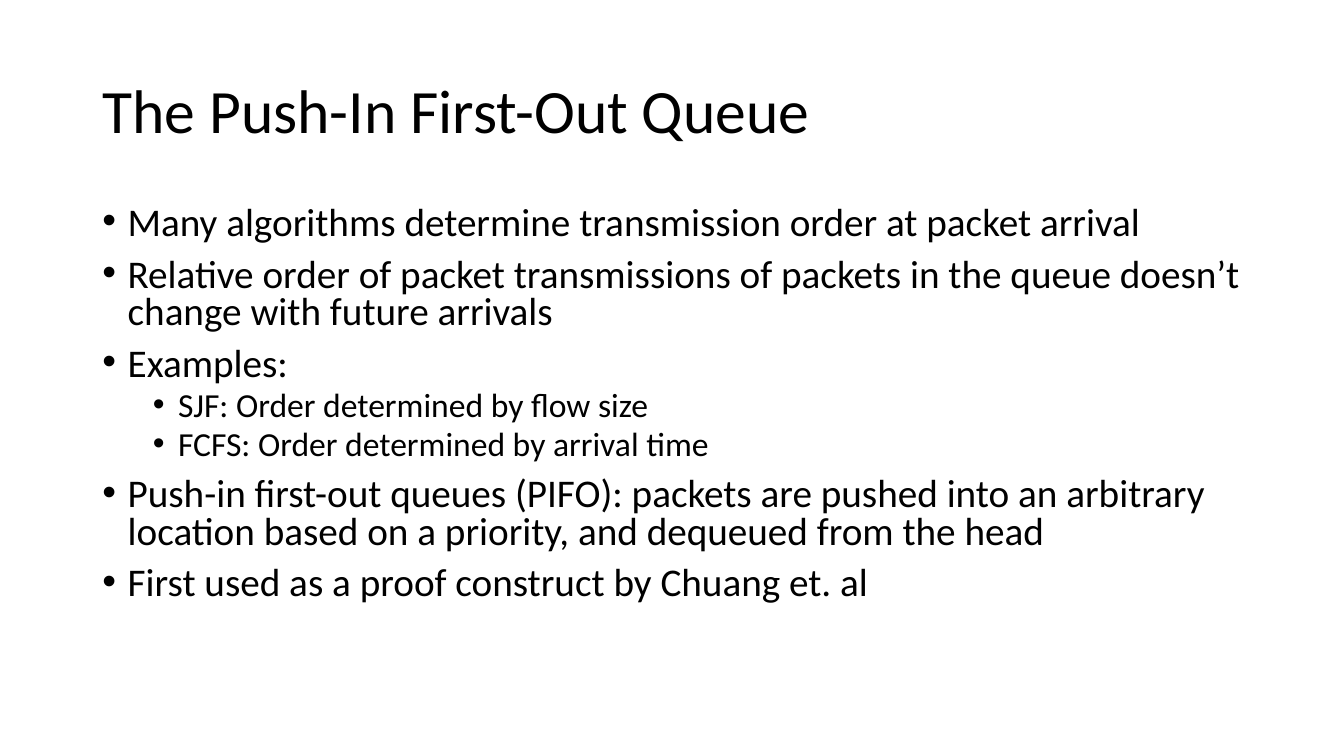
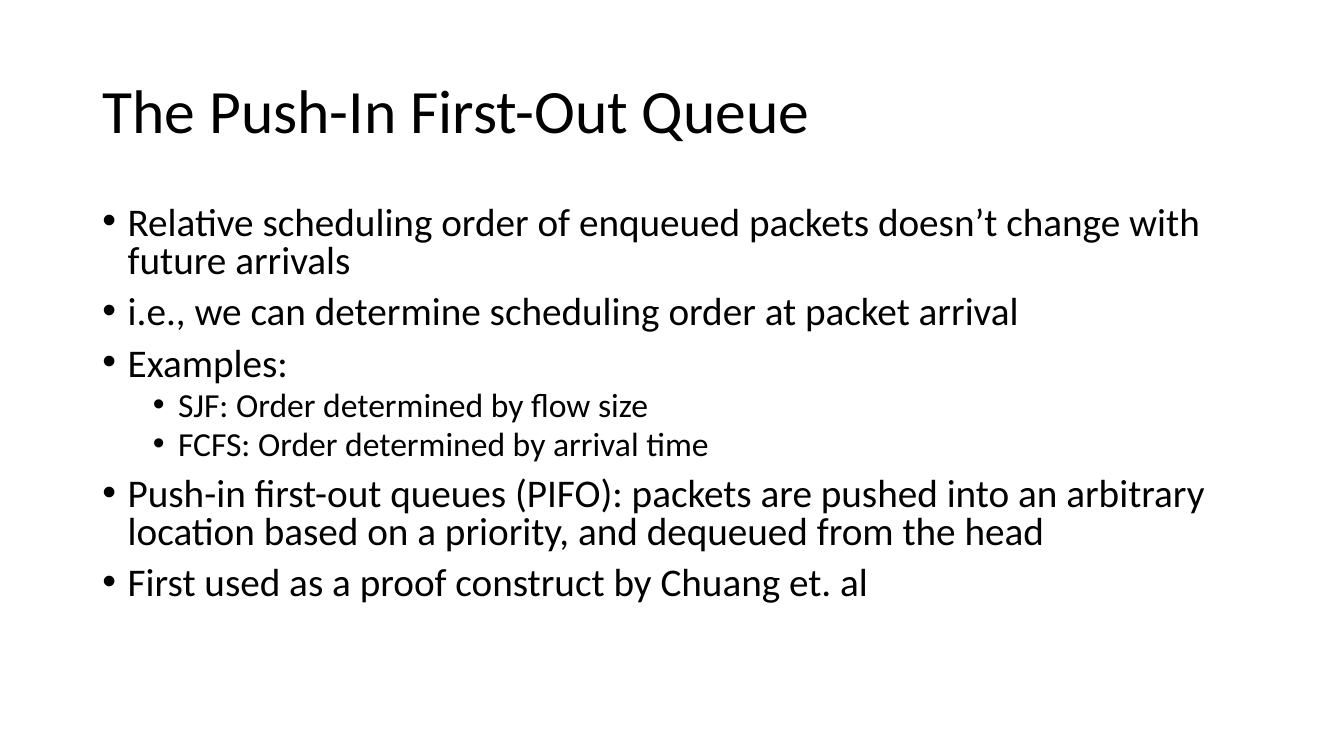
Before and after one commit to anirudhSK/pifo-domino-marple-ppts, a slide deck: slide 39 of domino_pifo.pptx. Drawn at 1344x756 pixels with LibreOffice and Linux fonts; fonts in the diff are those of the drawing. Boxes give left, top, right and bottom in pixels: in the first picture for what was removed or moved away, otherwise in the second. Text is boxed around its words. In the diff, an @@ line names an element or a change of style, - is before the commit and + after.

```diff
--- a/domino_pifo.pptx
+++ b/domino_pifo.pptx
@@ text at [128,208,1200,332]: text changed @@
-• Many algorithms determine transmission order at packet arrival
-• Relative order of packet transmissions of packets in the queue doesn’t change with future arrivals
+• Relative scheduling order of enqueued packets doesn’t change with future arrivals
+• i.e., we can determine scheduling order at packet arrival
```
Also in this commit, not shown: 2 other slides changed.
